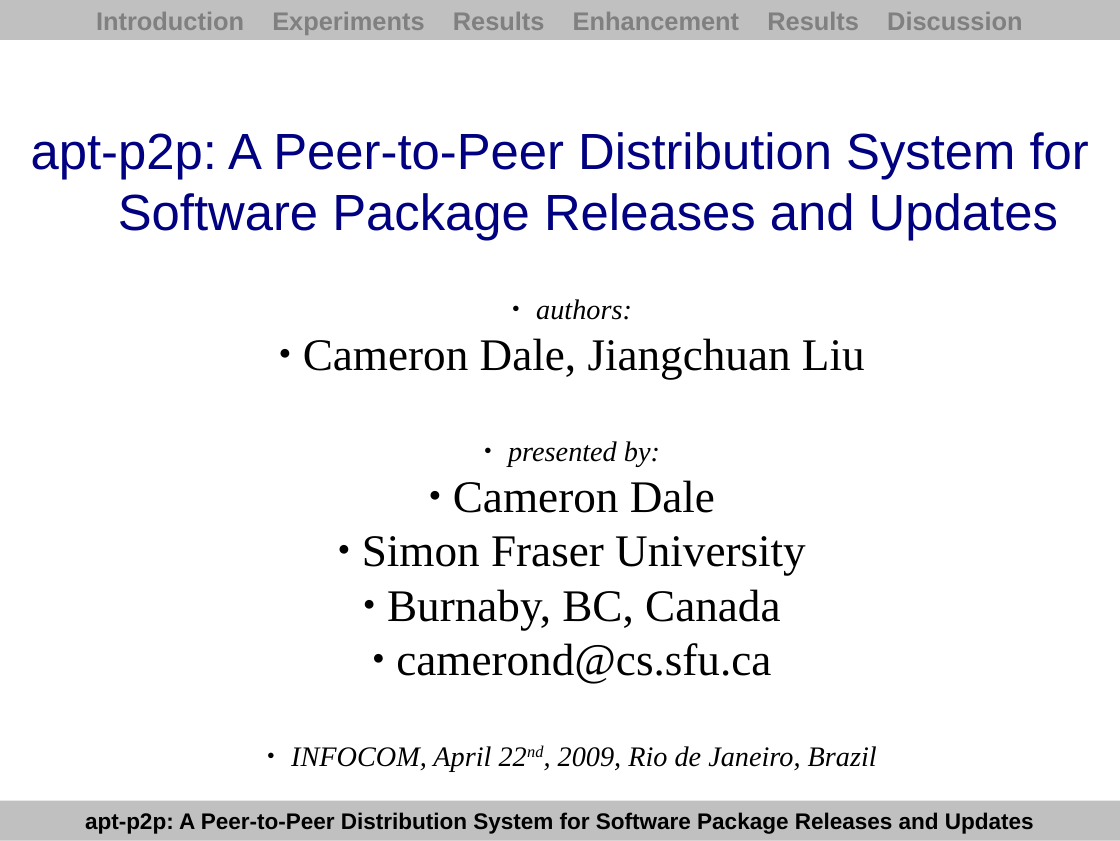
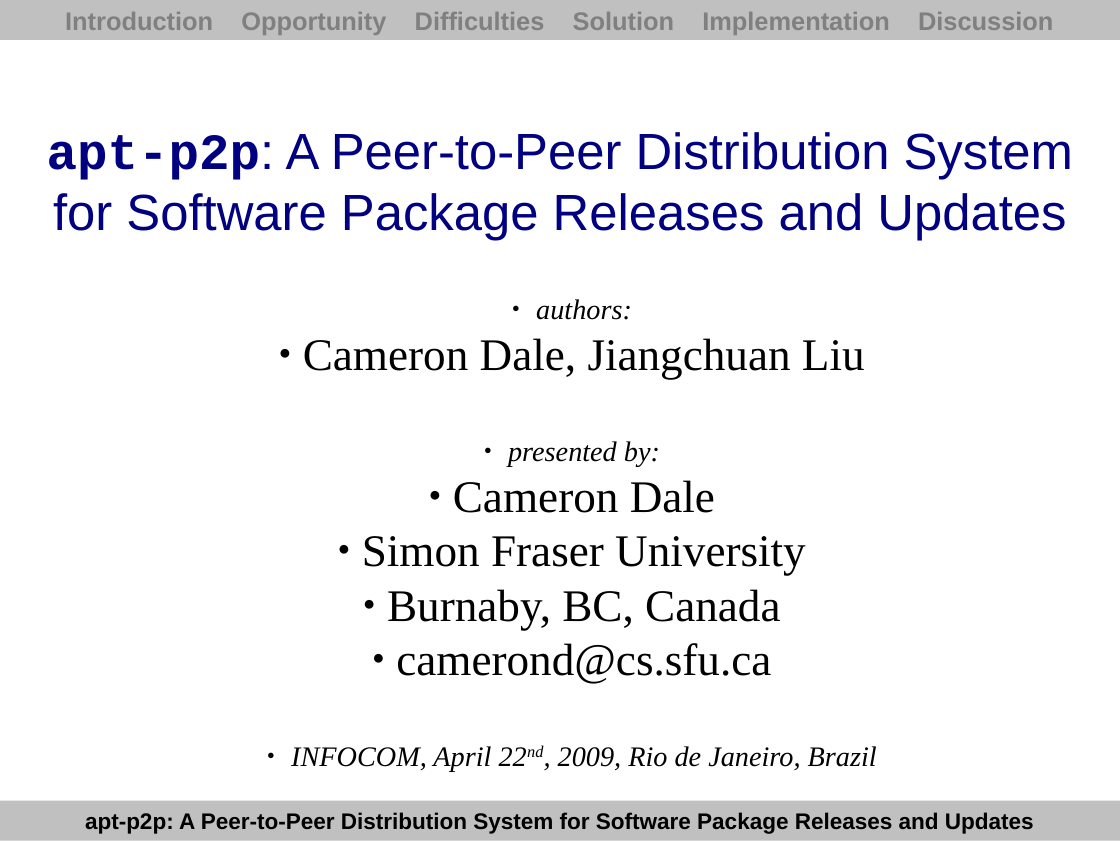
Before and after one commit to PyroSamurai/apt-p2p, a slide deck: slide 22 of docs/paper/presentation.odp (slide 21 before the commit). Drawn at 1120x841 pixels with LibreOffice and Linux fonts; fonts in the diff are those of the drawing. Boxes give left, top, right and bottom in pixels: in the first picture for what was removed or moved away, otherwise in the second. Text is boxed around its words. In the diff, an @@ line names an element or a change of style, - is before the commit and + after.

Commit message:
Final version of presentation

```diff
--- a/docs/paper/presentation.odp
+++ b/docs/paper/presentation.odp
@@ text in rectangle at (65,12,1053,35): text changed @@
-Introduction Experiments Results Enhancement Results Discussion
+Introduction Opportunity Difficulties Solution Implementation Discussion
@@ title at (47,132,1073,241): text changed @@
-apt-p2p: A Peer-to-Peer Distribution System for
-Software Package Releases and Updates
+apt-p2p: A Peer-to-Peer Distribution System for Software Package Releases and Updates
```
Also in this commit, not shown: 2 other slides changed, 19 slides added, 18 slides removed, 7 other files.
